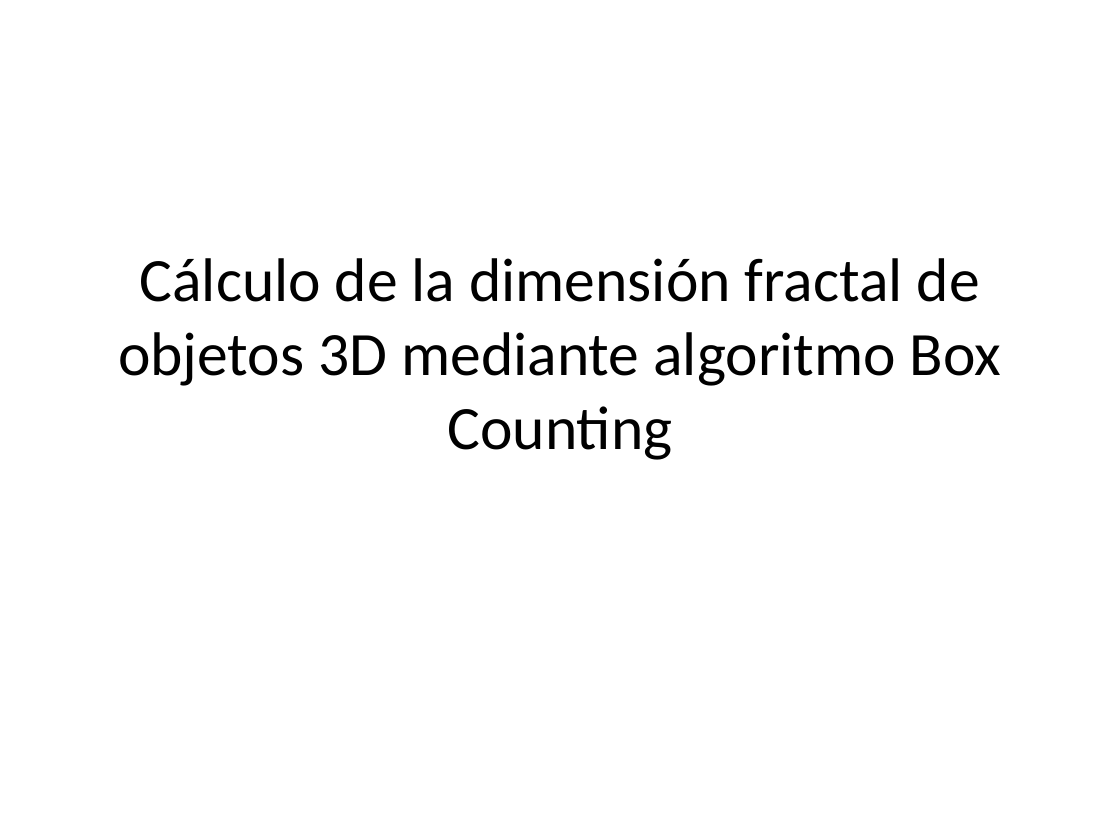
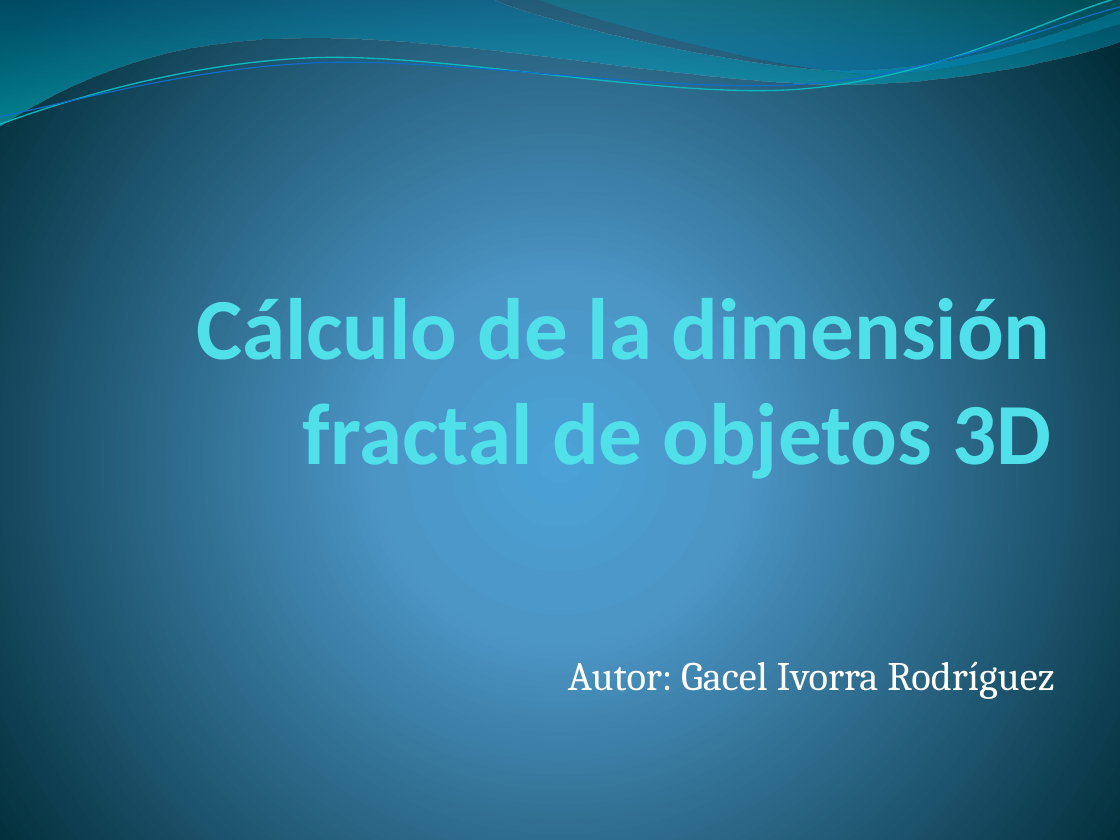
Before and after one commit to givorra/TFG, a slide deck: slide 1 of doc/presentacion.pptx. Drawn at 1120x840 pixels with LibreOffice and Linux fonts; fonts in the diff are those of the drawing. Boxes give left, top, right and bottom in pixels: in the first picture for what was removed or moved away, otherwise in the second. Text is boxed around its words. In the diff, an @@ line names an element or a change of style, - is before the commit and + after.

```diff
--- a/doc/presentacion.pptx
+++ b/doc/presentacion.pptx
@@ background #FFFFFF to gradient #4AA0D6 to #4C98C7 to #002C38 @@
@@ freeform shape added at box(0, 0, 1120, 127), fill gradient #0074A1 to #00C6CF @@
@@ freeform shape added at box(0, 0, 1120, 131), outline #0AB8BF 0.85 pt @@
@@ freeform shape added at box(0, 7, 1120, 125), outline #0F6FC6 0.75 pt @@
@@ title "Cálculo de la dimensión fractal ..." at box(196, 287, 1051, 484): vertical alignment middle to bottom @@
@@ freeform shape added at box(536, 0, 1120, 77), fill gradient #00A1A9 to #008BBF @@
@@ title at box(196, 287, 1051, 484): text changed; size 39.6 to 56 pt; text colour #000000 to #51E0EA; bold on @@
-Cálculo de la dimensión fractal de objetos 3D mediante algoritmo Box Counting
+Cálculo de la dimensión fractal de objetos 3D
@@ subtitle added at box(568, 661, 1055, 699), 26 pt, text #FFFFFF @@
+Autor: Gacel Ivorra Rodríguez
```
Also in this commit, not shown: 4 other slides changed, 8 slides added.
